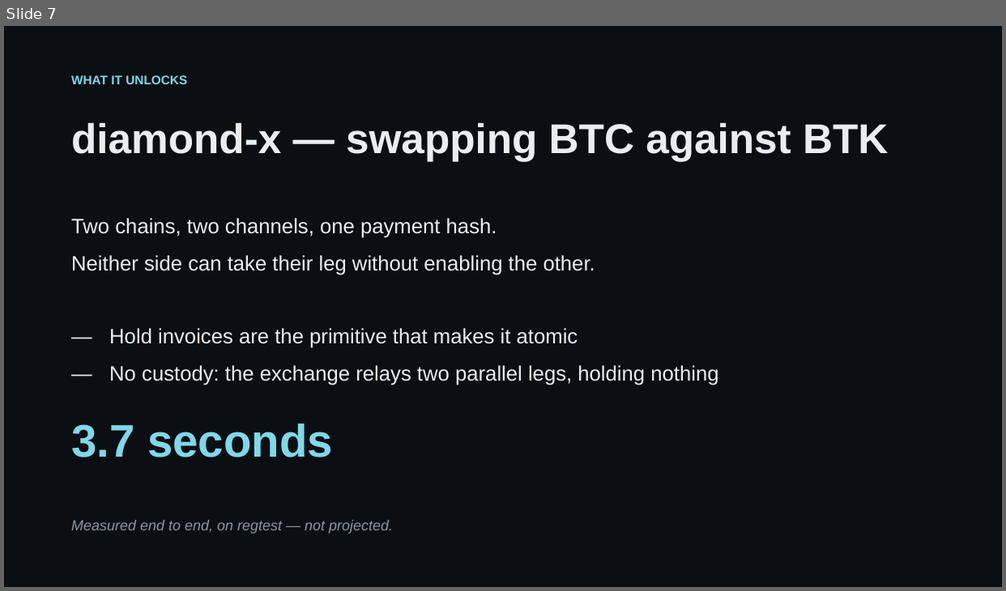
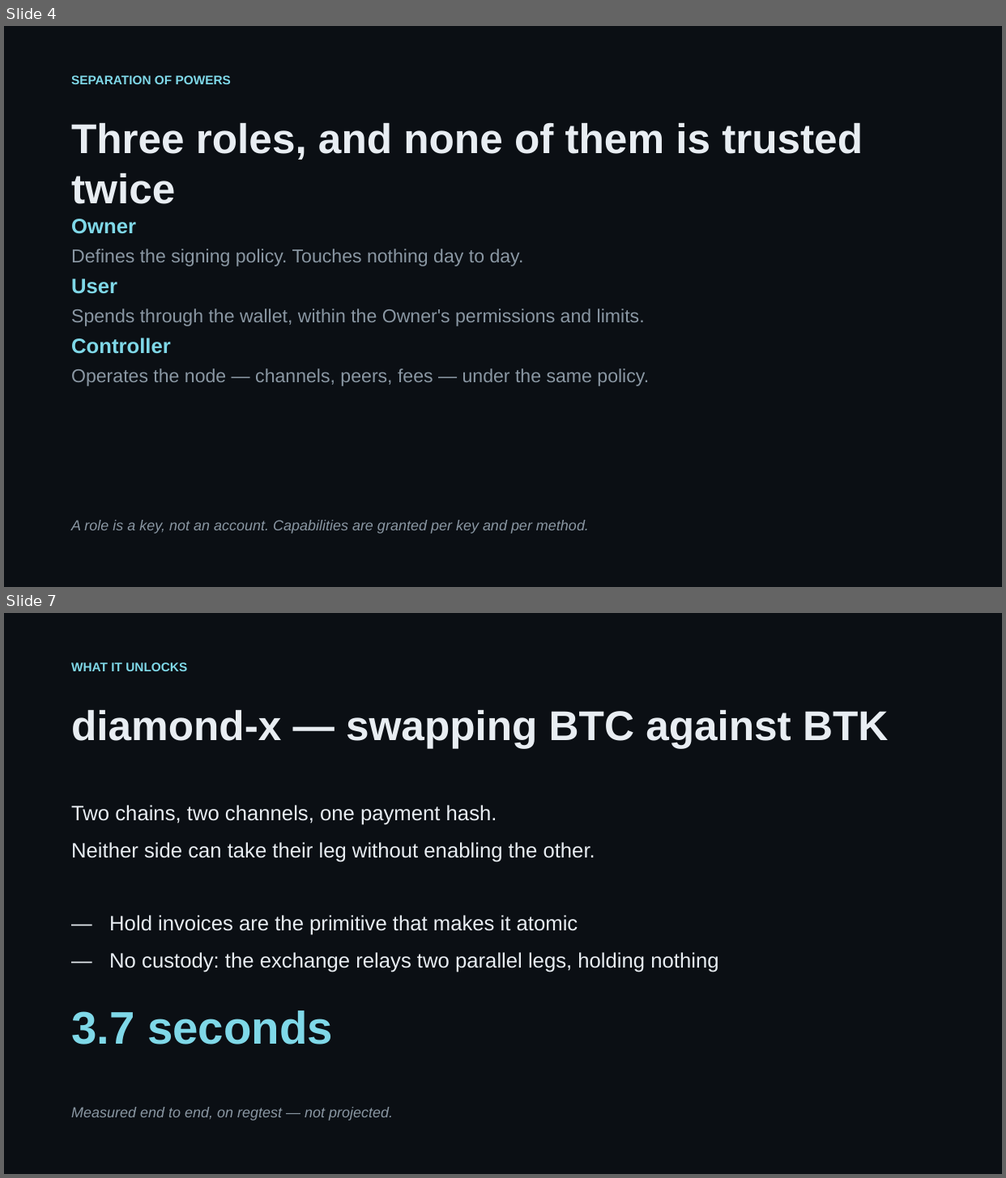
Before and after one commit to DarkWebDivingClub/dln-node, a slide deck: doc/diamond-lightning-node.pptx. Shown one above the other, each under a label of ours: slide 7 before the commit, slides 4 and 7 after it; the slides between them are not shown. The pictures are 1006x591 and 1006x1178 pixels, drawn with LibreOffice and Linux fonts; fonts in the diff are those of the drawing. Boxes give left, top, right and bottom in pixels: in the first picture for what was removed or moved away, otherwise in the second. Text is boxed around its words. In the diff, an @@ line names an element or a change of style, - is before the commit and + after.

Commit message:
Rebuild the deck around the three roles and three protocols
The README's framing is better than the one the deck was built on, so
the deck follows it: Owner, User and Controller as separate roles, and
NWC, NCC and NSC as separate protocols over one transport.

Adds the architecture diagram as its own slide, inverted for the dark
theme — the enclave box comes out in the accent colour, which is a
happy accident.

The point that carries the whole argument is now stated as its own
slide: a user or controller cannot make the signer approve an operation
outside the Owner's policy merely by controlling dln-node.

```diff
--- a/doc/diamond-lightning-node.pptx
+++ b/doc/diamond-lightning-node.pptx
@@ slide 4 added at (4,26,1002,587), background #FFFFFF @@
@@ rectangle added at (4,26,1002,587), fill #0B0F14 @@
@@ text added at (71,75,231,84), 12 pt, text #7FD8E8, bold @@
+SEPARATION OF POWERS
@@ text added at (71,122,863,204), 40 pt, text #E8EDF2, bold @@
+Three roles, and none of them is trusted twice
@@ text added at (71,219,649,386), 18 pt, text #8A97A3 @@
+Owner
+Defines the signing policy. Touches nothing day to day.
+User
+Spends through the wallet, within the Owner's permissions and limits.
+Controller
+Operates the node — channels, peers, fees — under the same policy.
@@ text added at (71,520,589,534), 14 pt, text #8A97A3, italic @@
+A role is a key, not an account. Capabilities are granted per key and per method.
```
Also in this commit, not shown: 4 slides changed, 1 other slide added, 2 slides removed.
